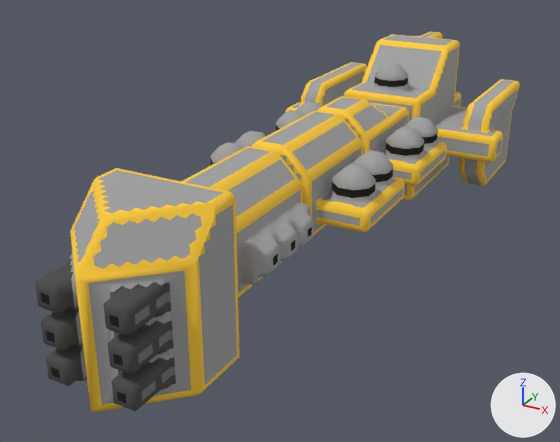
What one commit did to the OBJ model src/jsMain/resources/meshes/mechyrdia-5-languavarth-class.obj.
Before and after are seen from a 50 mm lens placed at (44.5, -91.9, -31.1), pointed at (-3.3, -5.1, -74.5). Lighting does not change. The marker at lower right points along +X, +Y and +Z. Where no turn or scale is listed for an object, it has been applied to the vertices.

The scene before the commit, as lines of its bpy script (objects in view):
```python
me_mechyrdia_5_languavarth_class = bpy.data.meshes.new('mechyrdia-5-languavarth-class')
me_mechyrdia_5_languavarth_class.from_pydata(...)  # 3160 vertices, 5868 faces; spans x -18.5..18.5, y -48.0..48.0, z -79.3..-56.4
me_mechyrdia_5_languavarth_class.materials.append(mat_mechyrdia_5_languavarth_class)
ob_mechyrdia_5_languavarth_class = bpy.data.objects.new('mechyrdia-5-languavarth-class', me_mechyrdia_5_languavarth_class)
ob_mechyrdia_5_languavarth_class.location = (0.0, 0.0, 0.0)
```
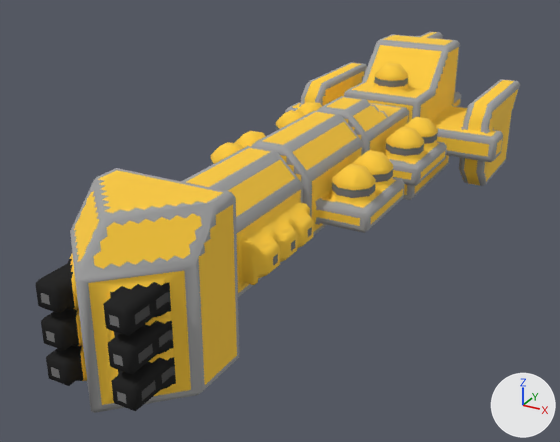
The newer file is also turned or shifted as a whole; pictures and numbers use the older file's frame.

Boxes (x1, y1, x2, y2) around the edits, measured in the pictures (560 x 442 px; the box of a moved part takes in the faces that stretch with it):
part 1 of me_mechyrdia_5_languavarth_class, moved or reshaped: (211, 51, 449, 202) in both
part 2 of me_mechyrdia_5_languavarth_class, moved or reshaped: before (73, 203, 216, 364); after (73, 203, 214, 413)
part 3 of me_mechyrdia_5_languavarth_class, moved or reshaped: before (485, 105, 491, 124); after (485, 110, 493, 124)
part 4 of me_mechyrdia_5_languavarth_class, surface changed: (36, 31, 520, 411) in both

What changed in the scene script:
```text
Change me_mechyrdia_5_languavarth_class:
    used by ob_mechyrdia_5_languavarth_class; location = (0.0, 0.0, 0.0)
    remove me_mechyrdia_5_languavarth_class.from_pydata(...)  # 3160 vertices, 5868 faces; spans x -18.5..18.5, y -48.0..48.0, z -79.3..-56.4
    add me_mechyrdia_5_languavarth_class.from_pydata(...)  # 3161 vertices, 5870 faces; spans x -18.5..18.5, y -48.0..48.0, z -79.3..-56.4
    me_mechyrdia_5_languavarth_class part 1: 7 vertices moved from x -10.0..11.0, y -10.0..31.5, z -64.9..-60.8 to x -10.0..11.0, y -10.5..30.5, z -64.9..-61.8; 10 vertices removed from x -16.0..7.0, y -10.5..44.5, z -75.4..-63.9; 13 vertices added at x -10.5..10.5, y -10.0..44.5, z -77.9..-58.9
    me_mechyrdia_5_languavarth_class part 2: 3 vertices moved from x -4.0..3.7, y -44.5..-44.0, z -67.9..-67.6 to x -3.5..4.5, y -44.5..-43.5, z -67.9..-67.6; 9 vertices removed from x -4.0..7.5, y -45.5..-37.5, z -72.1..-59.9; 7 vertices added at x -5.0..7.5, y -44.2..-38.5, z -77.3..-60.8
    me_mechyrdia_5_languavarth_class part 3: 1 vertex removed from x 16.0, y 27.0, z -64.8; 1 vertex added at x 16.5, y 27.5, z -64.8
    me_mechyrdia_5_languavarth_class part 4: 5191 kept faces spanning x -18.5..18.5, y -48.0..48.0, z -79.3..-56.4 get new texture (UV) coordinates
```
